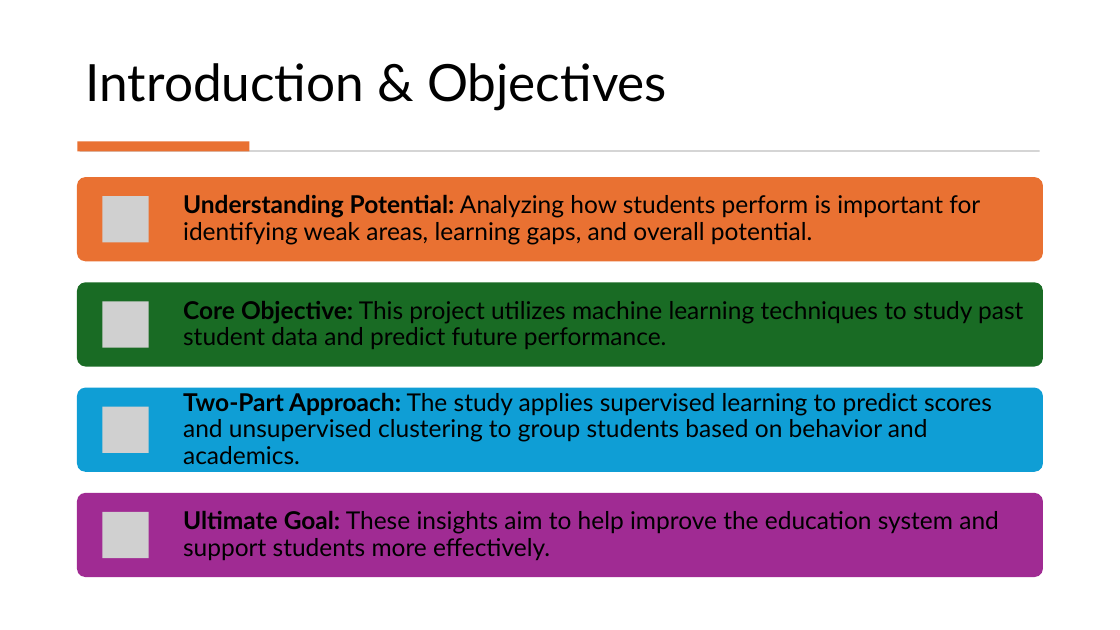
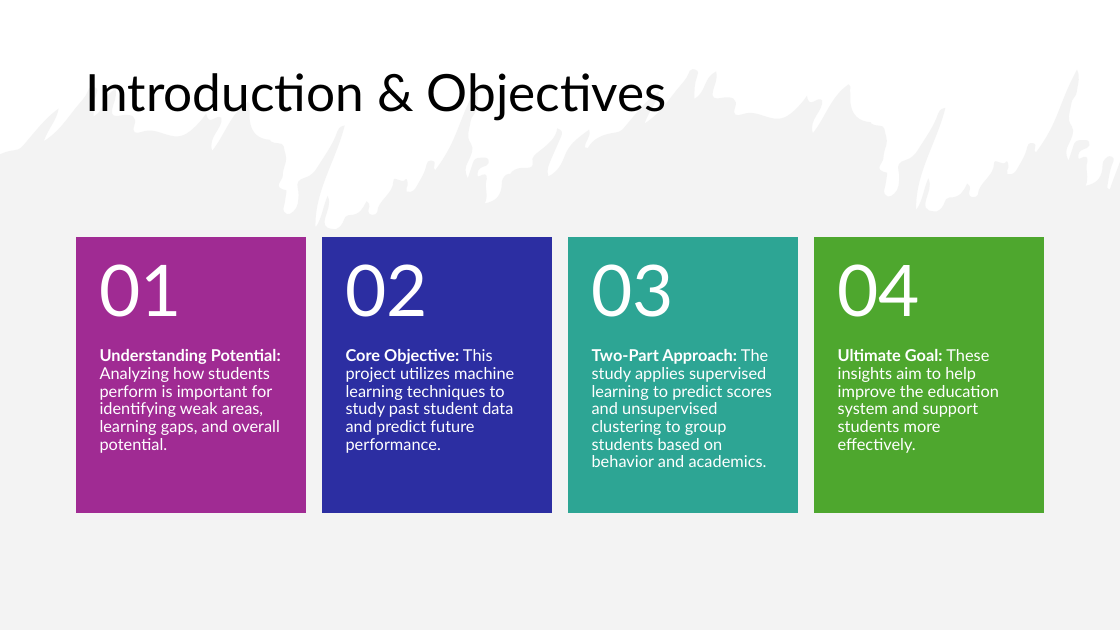
Before and after one commit to DanukaDilshann/Data-Mining, a slide deck: slide 2 of Intelligent Student Performance Analytics.pptx. Drawn at 1120x630 pixels with LibreOffice and Linux fonts; fonts in the diff are those of the drawing; grey boxes stand for pictures. Boxes give left, top, right and bottom in pixels: in the first picture for what was removed or moved away, otherwise in the second. Text is boxed around its words. In the diff, an @@ line names an element or a change of style, - is before the commit and + after.

```diff
--- a/Intelligent Student Performance Analytics.pptx
+++ b/Intelligent Student Performance Analytics.pptx
@@ title "Introduction & Objectives": place and size @@
-title "Introduction & Objectives" at (86,63,667,111)
+title "Introduction & Objectives" at (85,73,667,120)
@@ title "Introduction & Objectives" at (85,73,667,120): vertical alignment bottom to middle @@
@@ freeform shape added at (0,69,1120,630), fill #E8E8E8 at 50% opacity @@
@@ rectangle removed at (77,141,250,151) @@
@@ rectangle removed at (80,150,1040,152) @@
@@ group added at (77,239,1043,512): 4 rectangles, 4 texts @@
+01
+02
+03
+04
@@ size 21 to 14 pt, text colour #000000 to #FFFFFF; less space between paragraphs; vertical alignment middle to top in 4 elements at (592,349,772,467), (346,349,514,453), (838,349,999,453), (100,349,281,453) @@
@@ text "Understanding Potential: Analyzing how students ...": place and size @@
-text "Understanding Potential: Analyzing how students ..." at (183,194,980,245)
+text "Understanding Potential: Analyzing how students ..." at (100,349,281,453)
@@ text "Core Objective: This project utilizes ...": place and size @@
-text "Core Objective: This project utilizes ..." at (183,301,1023,349)
+text "Core Objective: This project utilizes ..." at (346,349,514,453)
@@ text "Two-Part Approach: The study applies ...": place and size @@
-text "Two-Part Approach: The study applies ..." at (183,392,992,464)
+text "Two-Part Approach: The study applies ..." at (592,349,772,467)
@@ text "Ultimate Goal: These insights aim ...": place and size @@
-text "Ultimate Goal: These insights aim ..." at (183,511,999,560)
+text "Ultimate Goal: These insights aim ..." at (838,349,999,453)
@@ group removed at (77,177,1044,577): 4 rounded rectangles, 4 pictures @@
```
Also in this commit, not shown: 7 other slides changed.
